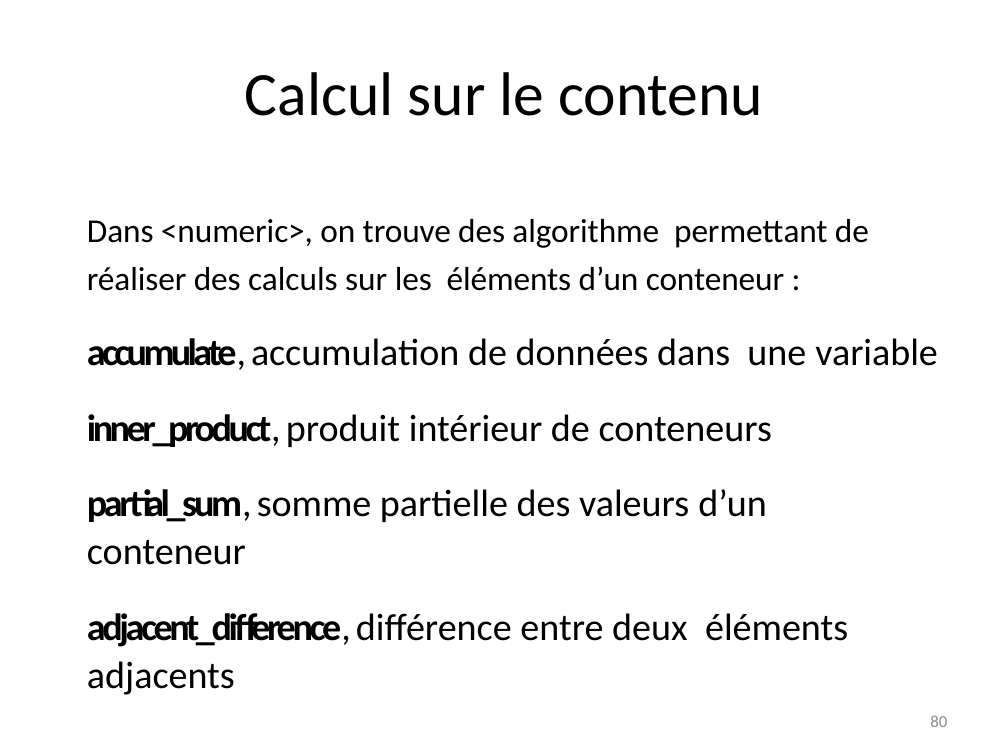
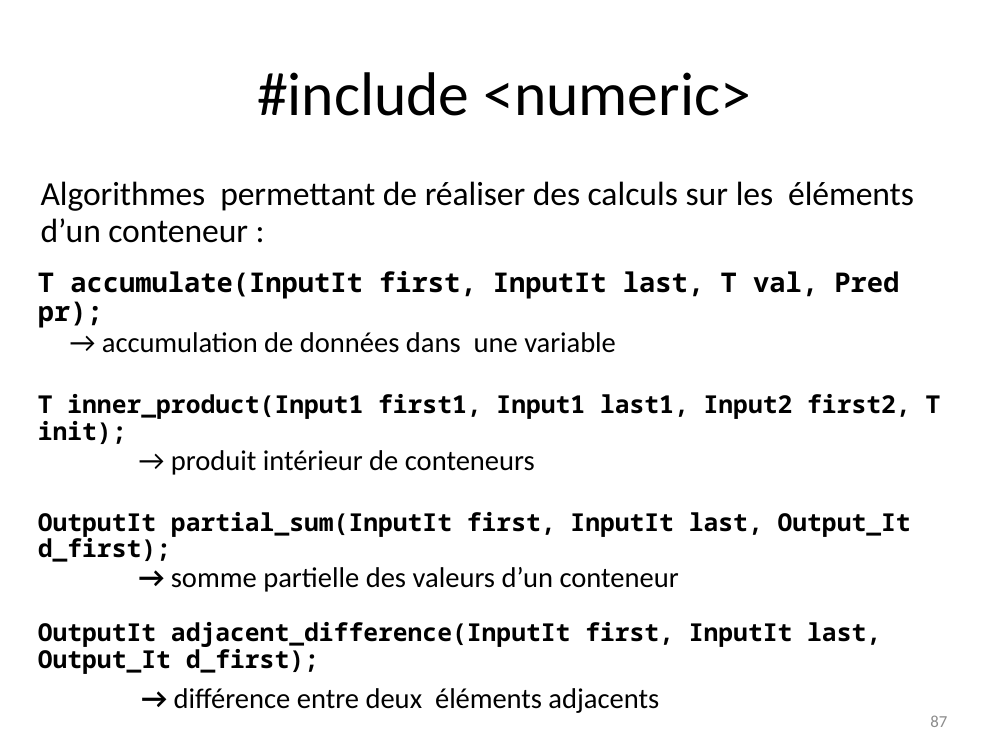
Before and after one commit to manu5801/cours-cplusplus, a slide deck: slide 87 of stl/F_C++_STL.pptx (slide 80 before the commit). Drawn at 1008x756 pixels with LibreOffice and Linux fonts; fonts in the diff are those of the drawing. Boxes give left, top, right and bottom in pixels: in the first picture for what was removed or moved away, otherwise in the second. Text is boxed around its words. In the diff, an @@ line names an element or a change of style, - is before the commit and + after.

Commit message:
Ajout de la partie sur la stl

```diff
--- a/stl/F_C++_STL.pptx
+++ b/stl/F_C++_STL.pptx
@@ title at (257, 72, 750, 116): text changed @@
-Calcul sur le contenu
+#include <numeric>
@@ text at (38, 181, 941, 713): text changed; size 27.2 to 17.6 pt; font Calibri to Noto Sans Mono; bold on @@
-Dans <numeric>, on trouve des algorithme permettant de réaliser des calculs sur les éléments d’un conteneur :
-accumulate, accumulation de données dans une variable
-inner_product, produit intérieur de conteneurs
-partial_sum, somme partielle des valeurs d’un conteneur
-adjacent_difference, différence entre deux éléments adjacents
+Algorithmes permettant de réaliser des calculs sur les éléments d’un conteneur :
+T accumulate(InputIt first, InputIt last, T val, Pred pr);
+→ accumulation de données dans une variable
+T inner_product(Input1 first1, Input1 last1, Input2 first2, T init);
+→ produit intérieur de conteneurs
+OutputIt partial_sum(InputIt first, InputIt last, Output_It d_first);
+→ somme partielle des valeurs d’un conteneur
+OutputIt adjacent_difference(InputIt first, InputIt last, Output_It d_first);
+→ différence entre deux éléments adjacents
@@ page number at (930, 715, 947, 727): text changed @@
-80
+87
```
Also in this commit, not shown: 19 other slides changed, 5 slides added, 3 slides removed, 27 other files.
